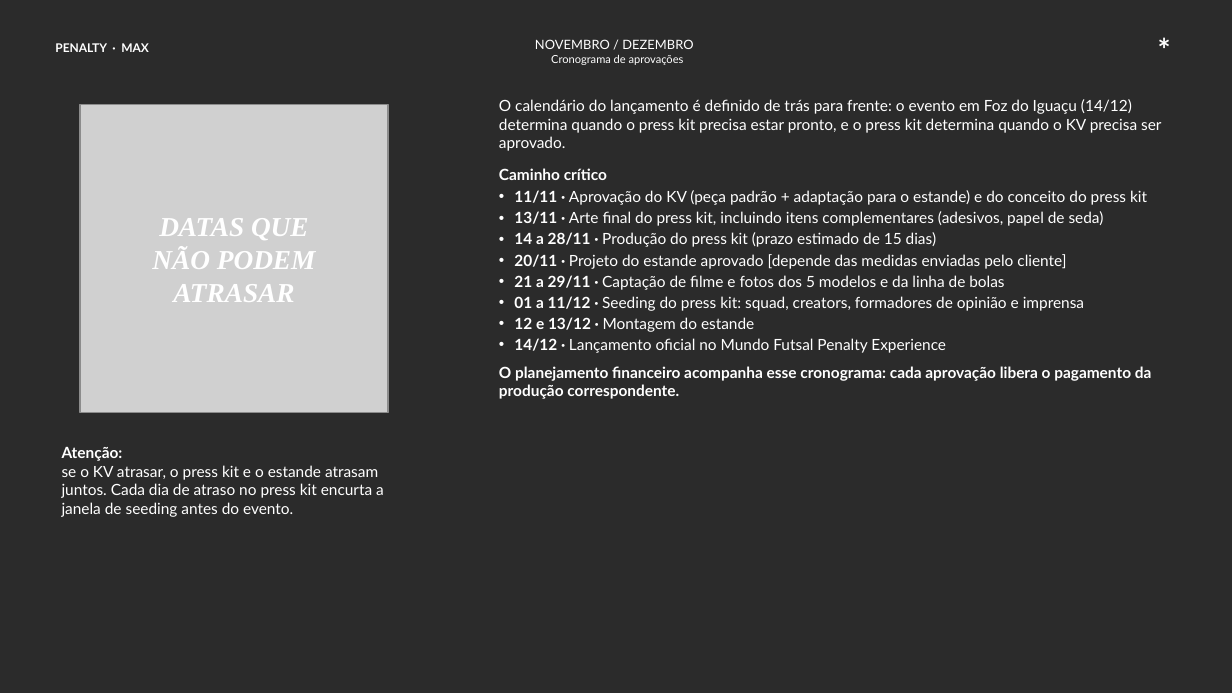
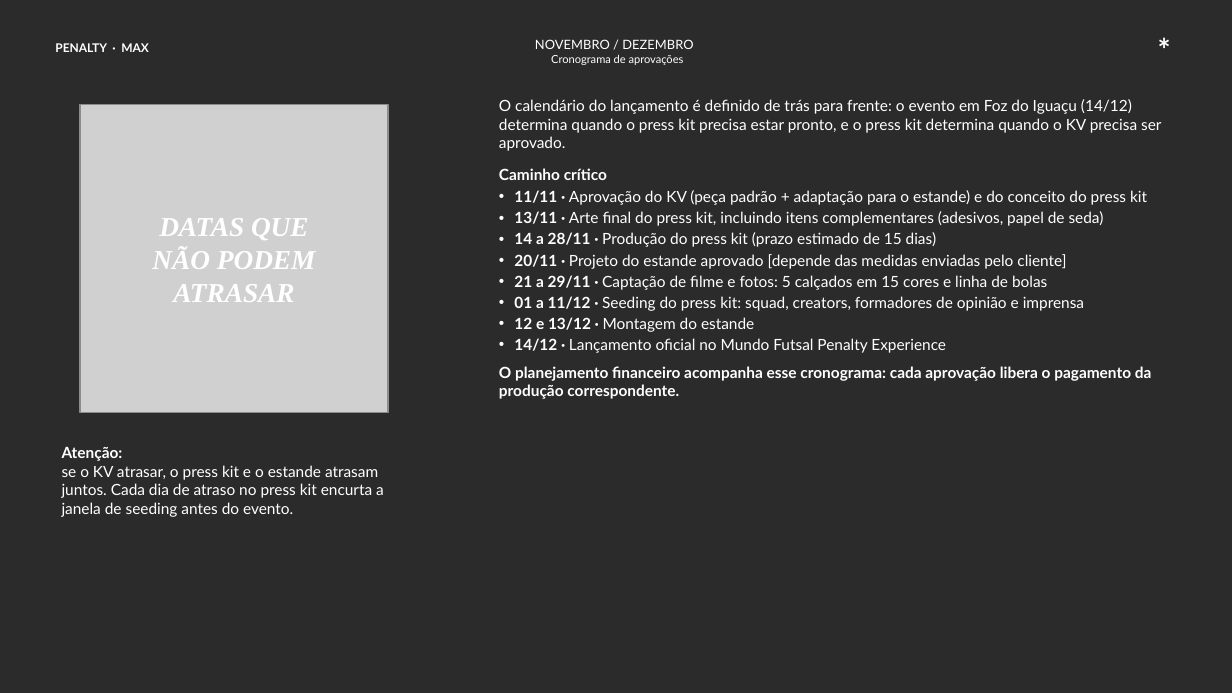
Before and after one commit to BiancaSchwanke/data-manipulation-exercises, a slide deck: slide 3 of penalty-max/Penalty_MAX_Roadmap.pptx. Drawn at 1232x693 pixels with LibreOffice and Linux fonts; fonts in the diff are those of the drawing; grey boxes stand for pictures; background and template pictures are left out; a plain dark background stands for a picture behind light text. Boxes give left, top, right and bottom in pixels: in the first picture for what was removed or moved away, otherwise in the second. Text is boxed around its words. In the diff, an @@ line names an element or a change of style, - is before the commit and + after.

```diff
--- a/penalty-max/Penalty_MAX_Roadmap.pptx
+++ b/penalty-max/Penalty_MAX_Roadmap.pptx
@@ text at (x1=514, y1=275, x2=1047, y2=290): text changed @@
-• 21 a 29/11 · Captação de filme e fotos dos 5 modelos e da linha de bolas
+• 21 a 29/11 · Captação de filme e fotos: 5 calçados em 15 cores e linha de bolas
```
Also in this commit, not shown: 7 other slides changed, 1 other file.
